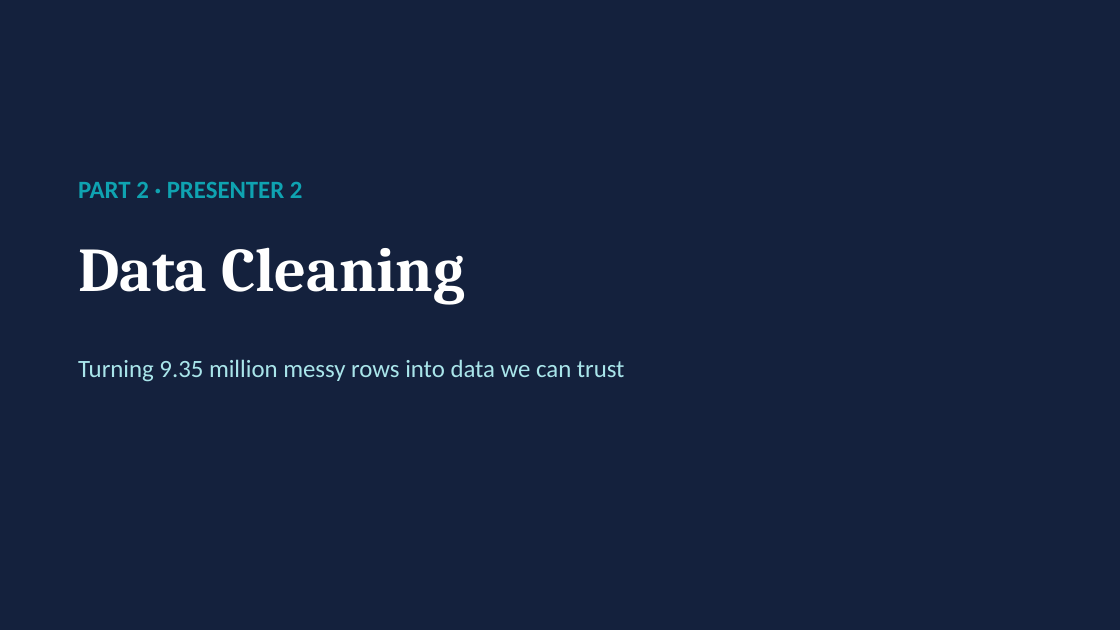
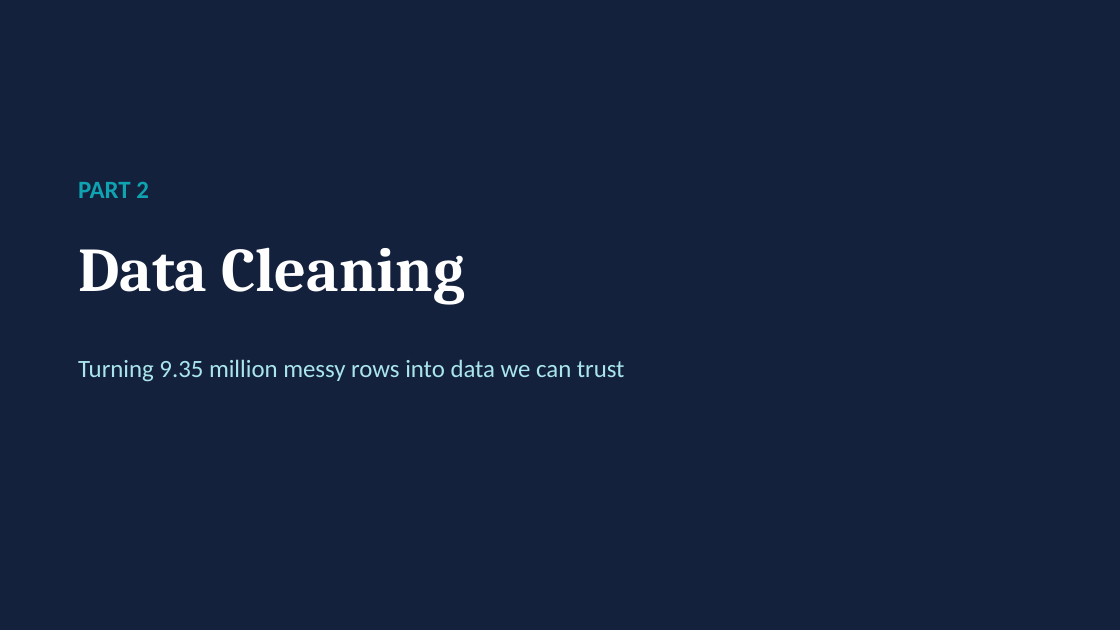
Before and after one commit to yeruka-ui/ClinVar-Data-Analysis, a slide deck: slide 9 of ClinVar_Project_Report.pptx. Drawn at 1120x630 pixels with LibreOffice and Linux fonts; fonts in the diff are those of the drawing. Boxes give left, top, right and bottom in pixels: in the first picture for what was removed or moved away, otherwise in the second. Text is boxed around its words. In the diff, an @@ line names an element or a change of style, - is before the commit and + after.

```diff
--- a/ClinVar_Project_Report.pptx
+++ b/ClinVar_Project_Report.pptx
@@ text at bbox=[78, 182, 149, 198]: text changed @@
-PART 2 · PRESENTER 2
+PART 2
```
Also in this commit, not shown: 21 other slides changed.
